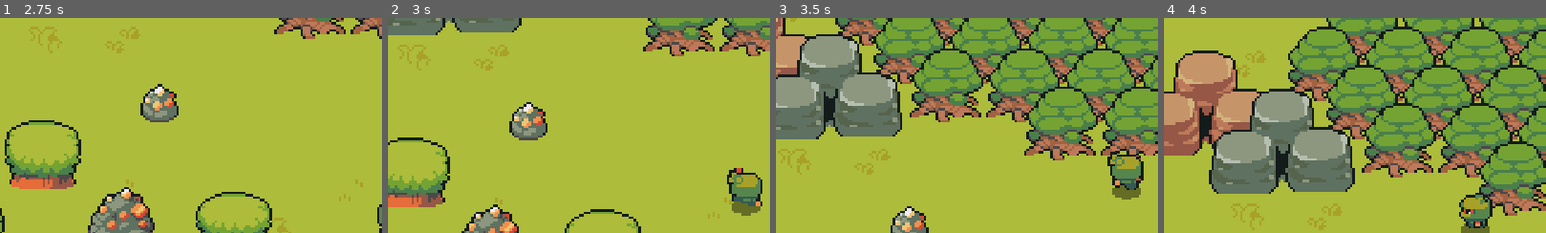
Above: before the commit, frames 1-4 (left to right).
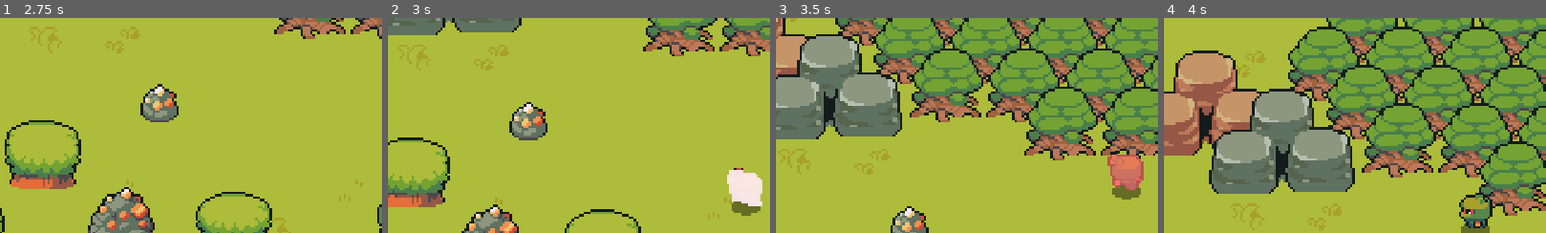
Above: after the commit, the same moments.

Repository: hayamamkt/Ninja-Adventure-RPG
Game: Godot game, scene res://playground.tscn
The game is run twice, just before and just after one commit, with the same random seed, the same clock (stepped at 60 frames per second) and the same inputs.
Inputs:
- Up to frame 1 (2.75 s): hold D (move_right) 0.53-1.28 s; tap Space (attack) at 0.6, 1.35, 2.1 s; hold S (move_down) 1.28-2.03 s; hold D (move_right) from 2.03 s (still down)
- Up to frame 2 (3 s): release D (move_right) at 2.78 s; hold W (move_up) from 2.78 s (still down); tap Space (attack) at 2.85 s
- Up to frame 3 (3.5 s): keep holding W (move_up)
- Up to frame 4 (4 s): release W (move_up) at 3.53 s; hold A (move_left) from 3.53 s (still down); tap Space (attack) at 3.6 s
The pictures show only the part of the screen within x 4-54%, y 0-50%; the shares and areas given below are measured in that part.

Frame 1 is identical in both runs. In frame 2, 1.3% of the frame differs, in the area x 88-98%, y 70-88%; in frame 3, 1.3%, in the area x 86-97%, y 63-80%; in frame 4, nothing differs.

Commit message:
add hurt blink

Diff:
--- a/player/player.gd
+++ b/player/player.gd
@@ -11,6 +11,9 @@
 
 @onready var camera_2d: Camera2D = $Camera2D
 @onready var animation_tree: AnimationTree = $AnimationTree
+@onready var efx_animation_player: AnimationPlayer = $AnimatedSprite2D/EfxAnimationPlayer
+@onready var hurt_timer: Timer = $HurtTimer
+
 @onready var hp: int = max_hp
 
 var direction := Vector2.ZERO
@@ -18,6 +21,7 @@
 
 func _ready() -> void:
 	_setup_camera_limits()
+	efx_animation_player.play("RESET")
 
 
 func _process(_delta: float) -> void:
@@ -71,4 +75,8 @@
 			hp = max_hp
 		health_changed.emit(hp)
 		knockback(area.get_parent().velocity)
+		efx_animation_player.play("hurt_blink")
+		hurt_timer.start()
+		await hurt_timer.timeout
+		efx_animation_player.play("RESET")
 #endregion
--- a/player/player.tscn
+++ b/player/player.tscn
@@ -1,9 +1,48 @@
-[gd_scene load_steps=44 format=3 uid="uid://b7edocifp37tp"]
+[gd_scene load_steps=47 format=3 uid="uid://b7edocifp37tp"]
 
 [ext_resource type="SpriteFrames" uid="uid://cg0kjlxfk4a5w" path="res://player/ninja_green_sprite_frames.tres" id="1_oul6g"]
 [ext_resource type="Script" uid="uid://b4eqowyquqexw" path="res://player/player.gd" id="1_rkbax"]
 [ext_resource type="Texture2D" uid="uid://b6s7tn7v8adg5" path="res://player/Shadow.png" id="2_g1dw6"]
 [ext_resource type="PackedScene" uid="uid://d1vx3c34m0w1w" path="res://general/hurt_box.tscn" id="4_yw30f"]
+
+[sub_resource type="Animation" id="Animation_kb6p2"]
+resource_name = "hurt_blink"
+length = 0.4
+loop_mode = 1
+step = 0.2
+tracks/0/type = "value"
+tracks/0/imported = false
+tracks/0/enabled = true
+tracks/0/path = NodePath("ColorRect:color")
+tracks/0/interp = 1
+tracks/0/loop_wrap = true
+tracks/0/keys = {
+"times": PackedFloat32Array(0, 0.2),
+"transitions": PackedFloat32Array(1, 1),
+"update": 0,
+"values": [Color(1, 0, 0, 0.490196), Color(1, 1, 1, 1)]
+}
+
+[sub_resource type="Animation" id="Animation_wodsf"]
+length = 0.001
+tracks/0/type = "value"
+tracks/0/imported = false
+tracks/0/enabled = true
+tracks/0/path = NodePath("ColorRect:color")
+tracks/0/interp = 1
+tracks/0/loop_wrap = true
+tracks/0/keys = {
+"times": PackedFloat32Array(0),
+"transitions": PackedFloat32Array(1),
+"update": 0,
+"values": [Color(1, 0, 0, 0)]
+}
+
+[sub_resource type="AnimationLibrary" id="AnimationLibrary_32hag"]
+_data = {
+&"RESET": SubResource("Animation_wodsf"),
+&"hurt_blink": SubResource("Animation_kb6p2")
+}
 
 [sub_resource type="RectangleShape2D" id="RectangleShape2D_g1dw6"]
 size = Vector2(9, 4)
@@ -529,10 +568,28 @@
 texture = ExtResource("2_g1dw6")
 
 [node name="AnimatedSprite2D" type="AnimatedSprite2D" parent="."]
+clip_children = 2
 position = Vector2(0, -8)
 sprite_frames = ExtResource("1_oul6g")
 animation = &"idle_down"
 autoplay = "idle_down"
+
+[node name="ColorRect" type="ColorRect" parent="AnimatedSprite2D"]
+anchors_preset = 8
+anchor_left = 0.5
+anchor_top = 0.5
+anchor_right = 0.5
+anchor_bottom = 0.5
+offset_left = -16.0
+offset_top = -15.0
+grow_horizontal = 2
+grow_vertical = 2
+color = Color(1, 0, 0, 0)
+
+[node name="EfxAnimationPlayer" type="AnimationPlayer" parent="AnimatedSprite2D"]
+libraries = {
+&"": SubResource("AnimationLibrary_32hag")
+}
 
 [node name="CollisionShape2D" type="CollisionShape2D" parent="."]
 position = Vector2(0, -2)
@@ -566,6 +623,9 @@
 position = Vector2(0, -7)
 shape = SubResource("RectangleShape2D_qjkh3")
 
+[node name="HurtTimer" type="Timer" parent="."]
+one_shot = true
+
 [connection signal="area_entered" from="HurtBox" to="." method="_on_hurt_box_area_entered"]
 
 [editable path="HurtBox"]
